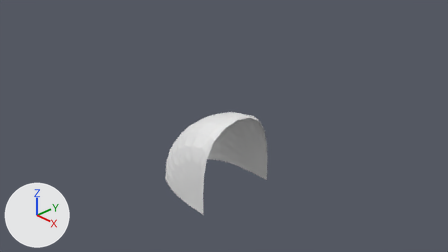
The Blender file HoloBallGame/Assets/Models/pipeBend.blend: old version first, new version second.
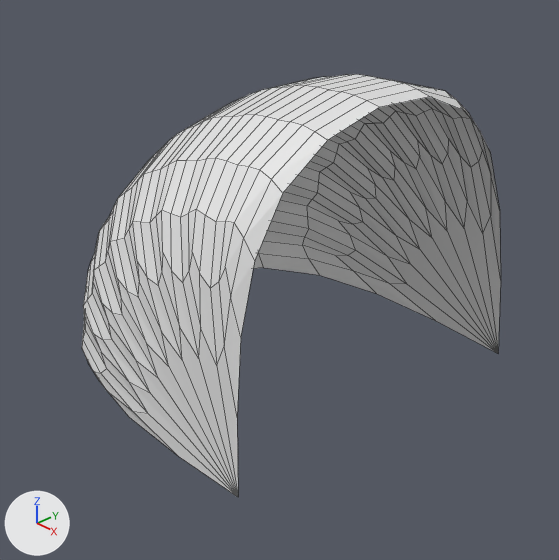
Each version appears first from the file's camera 'Camera', and next in a close-up on the part from 32% to 63% of the width and 37% to 91% of the height. Arrows for +X, +Y and +Z are at lower left; the lights stay in place. The close-ups show mesh edges as thin lines.
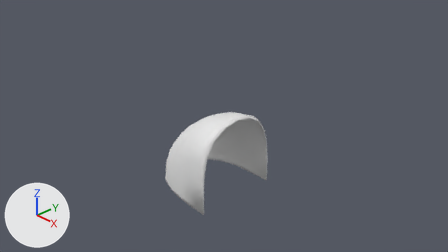
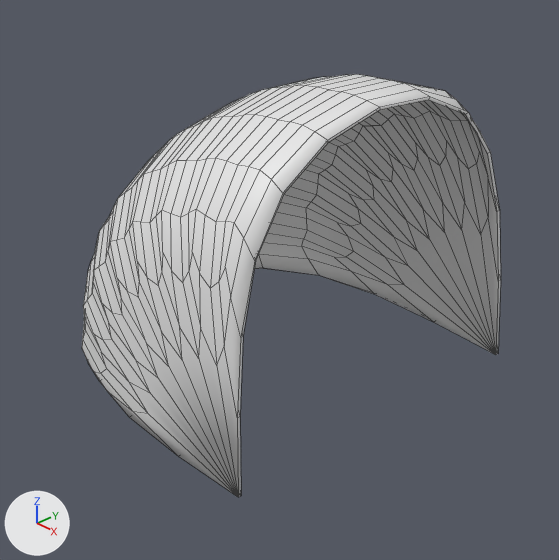
Pixel boxes [x1, y1, x2, y2] of what changed, in the close-ups (559 x 560 px):
part 1 of me_circle, shading changed: [82, 74, 501, 497] in both

The change, as a list of edits to the scene's bpy script:
```text
Change me_circle:
    where me_circle.from_pydata(...)  # 20 vertices, 24 faces, 1 loose edge; spans x -1.0..0.0, y -0.5..0.5, z -0.5..0.5
    used by ob_circle; location = (0.0, 0.0, -1.0); rotation_euler = (0.0, 1.571, 1.571), in degrees (0, 90, 90); scale = (2.0, 2.0, 2.0)
    me_circle part 1: all faces are now shaded smooth (24 of 24 changed)
Change ob_circle:
    add _m = ob_circle.modifiers.new('Solidify', 'SOLIDIFY')
    add _m.nonmanifold_thickness_mode = 'FIXED'
    add _m.nonmanifold_merge_threshold = 0.0003
```
